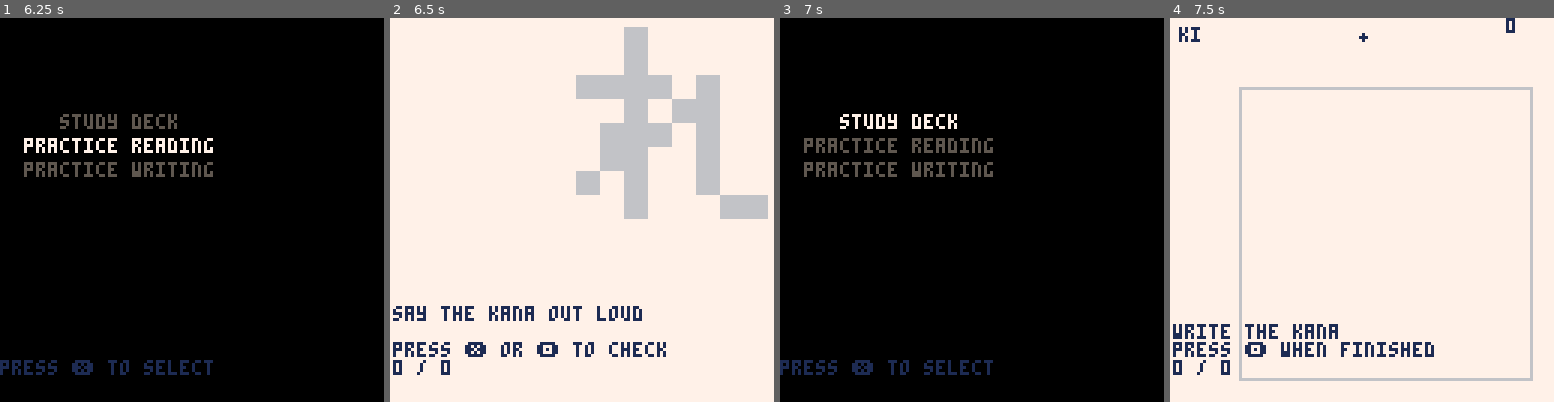
Above: before the commit, frames 1-4 (left to right).
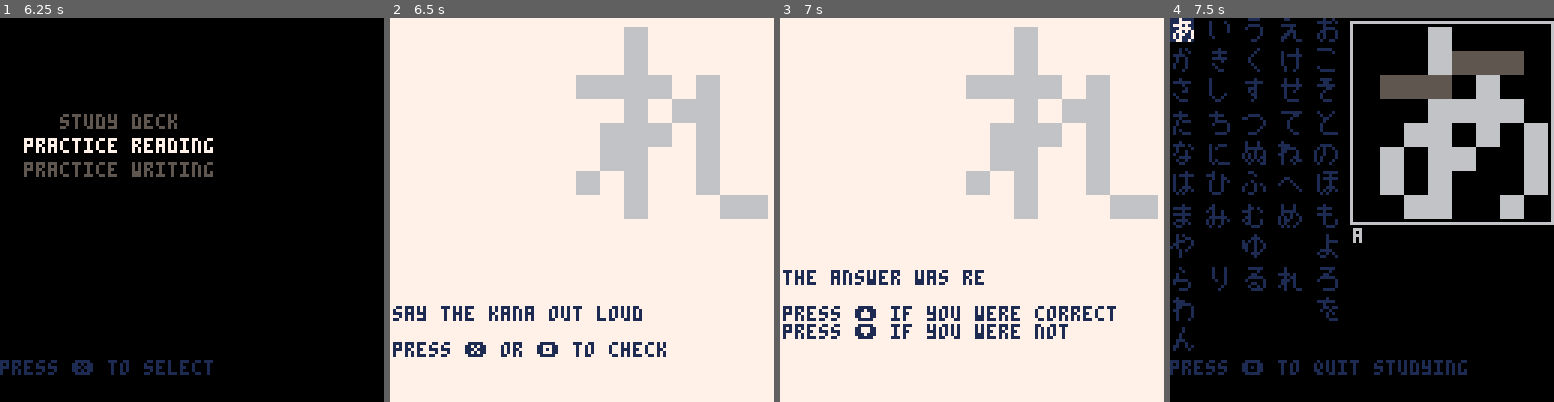
Above: after the commit, the same moments.

Repository: SestrenExsis/KanaPractice
Game: PICO-8 cartridge kana_practice.p8
The game is run twice, just before and just after one commit, with the same random seed, the same clock (stepped at 60 frames per second) and the same inputs.
Inputs (mouse positions are in pixels of both pictures, inside the frame that each line leads up to):
- Up to frame 1 (6.25 s): tap X (X key) at 0.33, 1.07, 1.85, 2.97, 4.08, 5.2 s; click (280, 121) at 0.67 s; tap O (Z key) at 0.7, 1.7, 2.1, 2.5, 2.9, 3.3, 3.7, 4.1, 4.5, 4.9, 5.3, 5.7, 6.1 s; click (46, 267) at 1.22 s; hold Right 1.6-2.1 s; click (107, 114) at 1.77 s; hold Up 2.15-2.42 s; click (172, 259) at 2.32 s; hold Right 2.47-3.03 s; click (234, 106) at 2.87 s; hold Left 3.08-3.58 s; click (295, 256) at 3.42 s; hold Down 3.63-3.97 s; click (61, 102) at 3.97 s; hold Right 4.02-4.68 s; click (122, 248) at 4.52 s; hold Up 4.73-5.03 s; click (184, 94) at 5.07 s; hold Left 5.08-5.68 s; click (249, 244) at 5.62 s; hold Down 5.73-6.03 s; hold Right from 6.08 s (still down); click (311, 90) at 6.17 s
- Up to frame 2 (6.5 s): keep holding Right; tap X (X key) at 6.32 s
- Up to frame 3 (7 s): tap O (Z key) at 6.5, 6.9 s; release Right at 6.58 s; hold Right from 6.63 s (still down); click (856, 236) at 6.72 s
- Up to frame 4 (7.5 s): release Right at 7.13 s; hold Up 7.18-7.45 s; click (1308, 83) at 7.27 s; tap O (Z key) at 7.3 s; tap X (X key) at 7.43 s

Frame 1 is identical in both runs. In frame 2, 0.2% of the frame differs, in the area x 0-16%, y 89-93%; in frame 3, 99%; in frame 4, 100%, in the area x 0-100%, y 0-100%.

Commit message:
Add stats as a third screen state

Diff:
--- a/kana_practice.p8
+++ b/kana_practice.p8
@@ -539,6 +539,7 @@
 -- states
 -- * guess : show symbol
 -- * check : show name
+-- * stats : show stats
 
 function initread()
 	_debug={
@@ -564,18 +565,19 @@
 		if btnp(❎) or btnp(🅾️) then
 			_state="check"
 		end
-	else
+	elseif _state=="check" then
 		if btnp(⬆️) then
 			-- you got it right
-			_state="guess"
+			_state="stats"
 			_guesses+=1
-			initscreen()
-			return
 		elseif btnp(⬇️) then
 			-- you got it wrong
-			_state="guess"
+			_state="stats"
 			_errors+=1
 			_guesses+=1
+		end
+	elseif _state=="stats" then
+		if btnp(❎) then
 			initscreen()
 			return
 		elseif btnp(🅾️) then
@@ -594,16 +596,19 @@
 		print("say the kana out loud")
 		print("")
 		print("press ❎ or 🅾️ to check")
-	else
+	elseif _state=="check" then
 		cursor(1,84,1)
 		print("the answer was "..k.name)
 		print("")
 		print("press ⬆️ if you were correct")
 		print("press ⬇️ if you were not")
+	elseif _state=="stats" then
+		cursor(1,90,1)
+		print("press ❎ to read another")
 		print("press 🅾️ to quit")
-	end
-	local correct=_guesses-_errors
-	print(correct.." / ".._guesses)
+		local correct=_guesses-_errors
+		print(correct.." / ".._guesses)
+	end
 end
 -->8
 -- write screen
@@ -611,6 +616,7 @@
 -- states
 -- * guess : show name
 -- * check : show stroke order
+-- * stats : show stats
 
 -- px : x position
 -- py : y position
